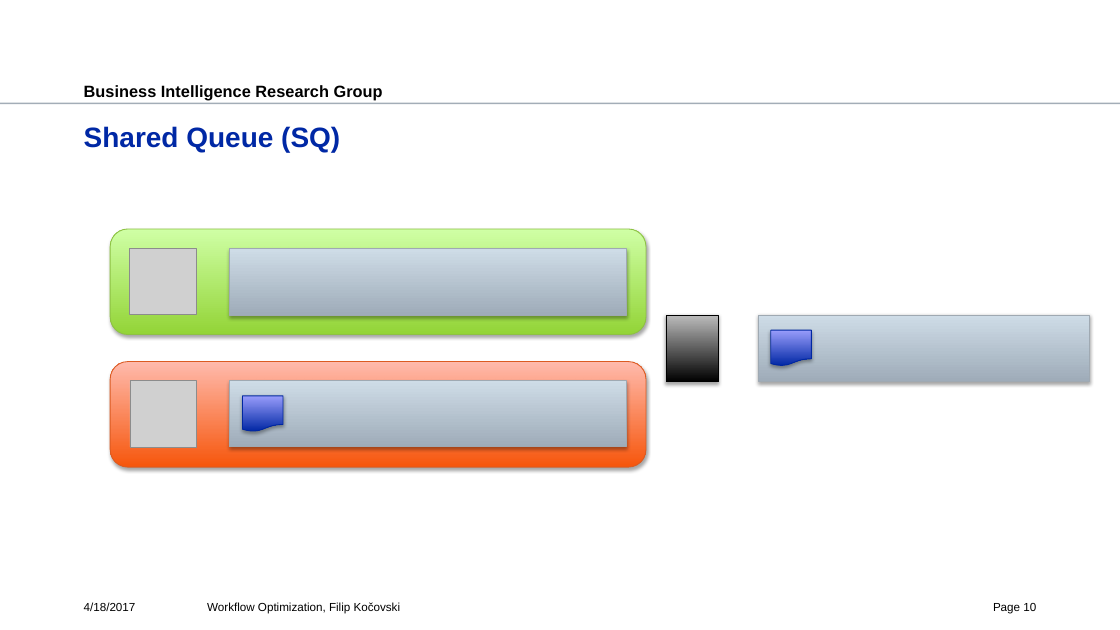
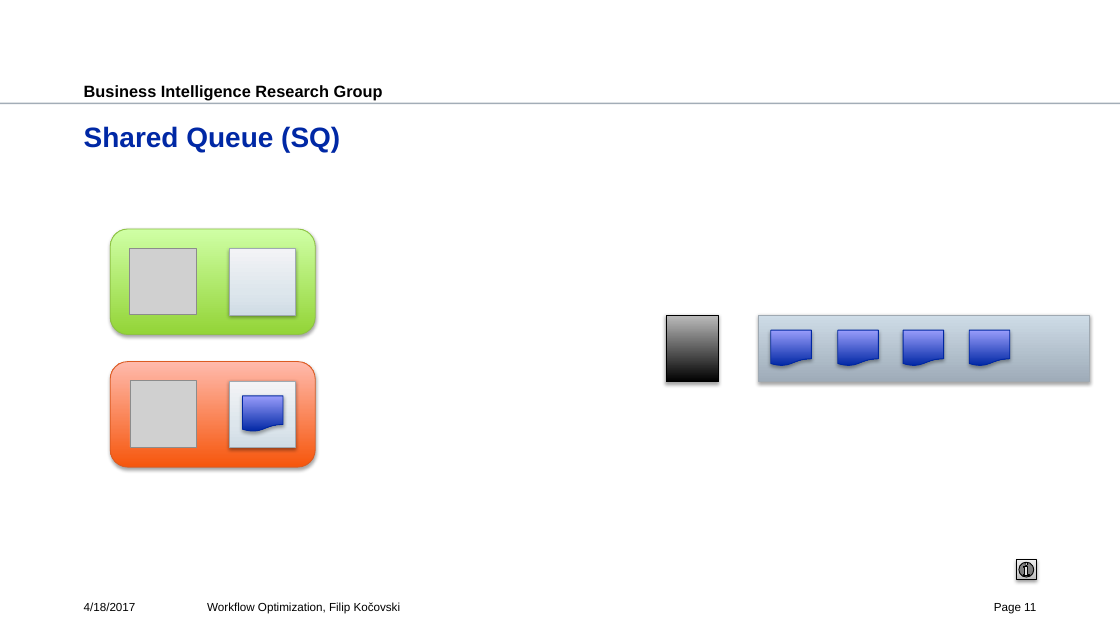
Before and after one commit to fkocovski/mt_presentation, a slide deck: slide 11 of Workflow Optimization.pptx (slide 10 before the commit). Drawn at 1120x630 pixels with LibreOffice and Linux fonts; fonts in the diff are those of the drawing; grey boxes stand for pictures; background and template pictures are left out. Boxes give left, top, right and bottom in pixels: in the first picture for what was removed or moved away, otherwise in the second. Text is boxed around its words. In the diff, an @@ line names an element or a change of style, - is before the commit and + after.

Commit message:
fixes

```diff
--- a/Workflow Optimization.pptx
+++ b/Workflow Optimization.pptx
@@ rounded rectangle: place and size @@
-rounded rectangle at bbox=[110, 229, 646, 335]
+rounded rectangle at bbox=[110, 229, 315, 335]
@@ rectangle removed at bbox=[229, 249, 626, 315] @@
@@ rectangle added at bbox=[229, 249, 296, 315], fill gradient #D0DBE6 to #DDE5ED to #F2F5F8, outline #9FA9B3 0.75 pt @@
@@ flow chart document added at bbox=[838, 330, 878, 366], fill gradient #0028A5 to #9A9EFB, outline #0027A1 0.75 pt @@
@@ flow chart document added at bbox=[903, 330, 944, 366], fill gradient #0028A5 to #9A9EFB, outline #0027A1 0.75 pt @@
@@ flow chart document added at bbox=[970, 330, 1010, 366], fill gradient #0028A5 to #9A9EFB, outline #0027A1 0.75 pt @@
@@ rounded rectangle: place and size @@
-rounded rectangle at bbox=[110, 361, 646, 467]
+rounded rectangle at bbox=[110, 361, 315, 467]
@@ rectangle removed at bbox=[229, 381, 626, 447] @@
@@ rectangle added at bbox=[229, 381, 296, 448], fill gradient #D0DBE6 to #DDE5ED to #F2F5F8, outline #9FA9B3 0.75 pt @@
@@ action button information added at bbox=[1017, 560, 1037, 580], fill gradient #BDBDBD to #D1D1D1 to #EEEEEE, outline #000000 0.75 pt @@
@@ page number at bbox=[994, 603, 1036, 613]: text changed @@
-Page 10
+Page 11
```
Also in this commit, not shown: 7 other slides changed, 2 slides added.
